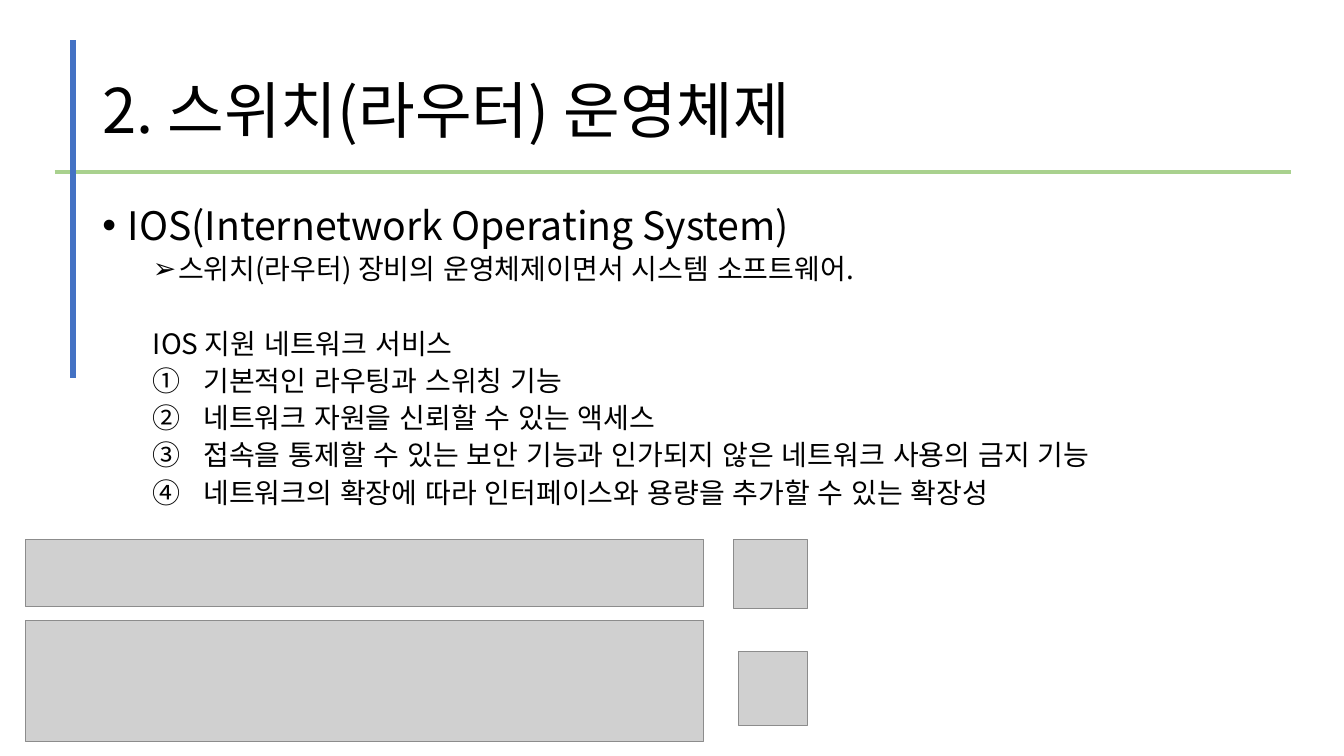
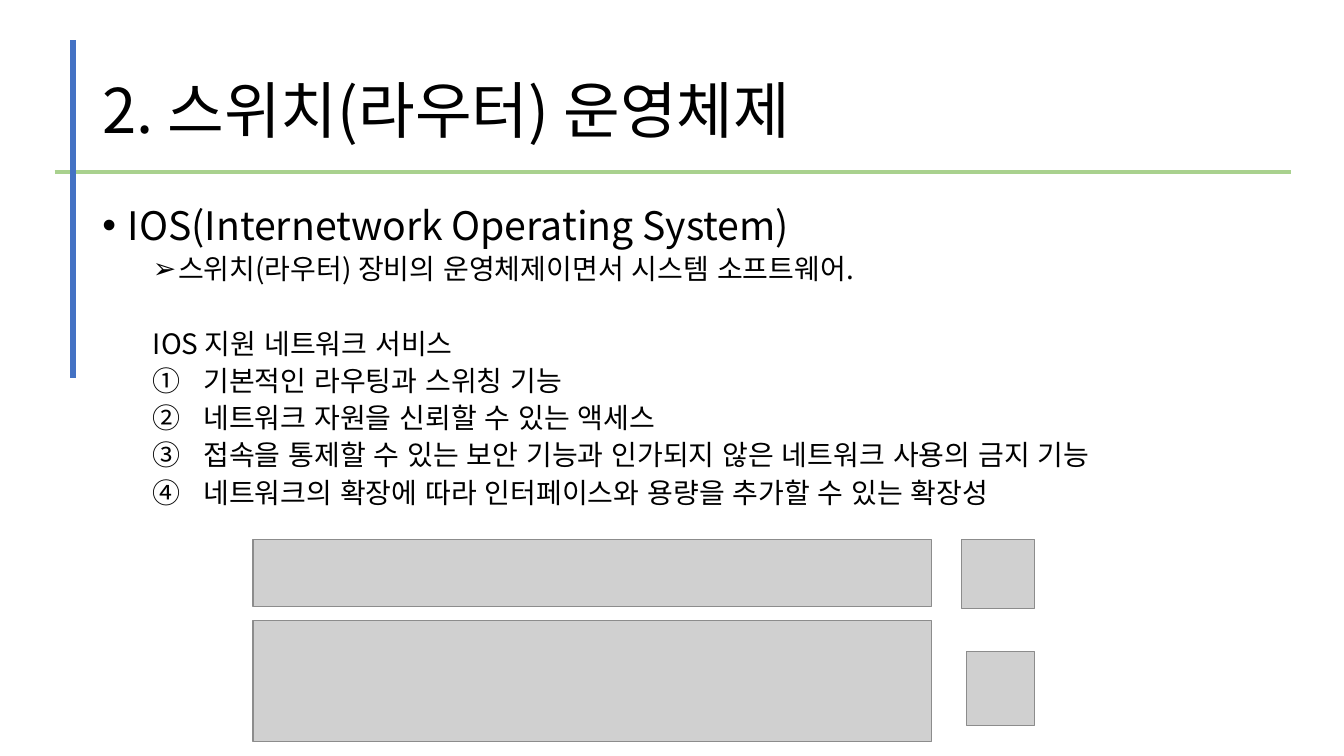
Before and after one commit to kig2929kig/network, a slide deck: slide 15 of L2L3 스위치 구축.pptx. Drawn at 1344x756 pixels with LibreOffice and Linux fonts; fonts in the diff are those of the drawing; grey boxes stand for pictures. Boxes give left, top, right and bottom in pixels: in the first picture for what was removed or moved away, otherwise in the second. Text is boxed around its words. In the diff, an @@ line names an element or a change of style, - is before the commit and + after.

```diff
--- a/L2L3 스위치 구축.pptx
+++ b/L2L3 스위치 구축.pptx
@@ 4 pictures: place and size @@
-4 pictures at <box>25,539,808,742</box>
+4 pictures at <box>253,539,1035,742</box>
```
Also in this commit, not shown: 11 slides added, 6 slides removed.
